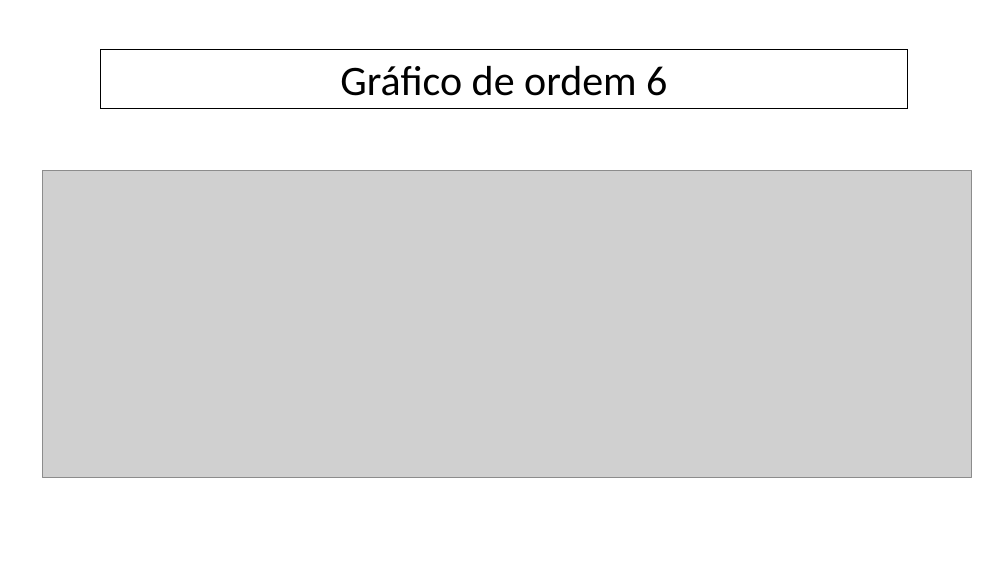
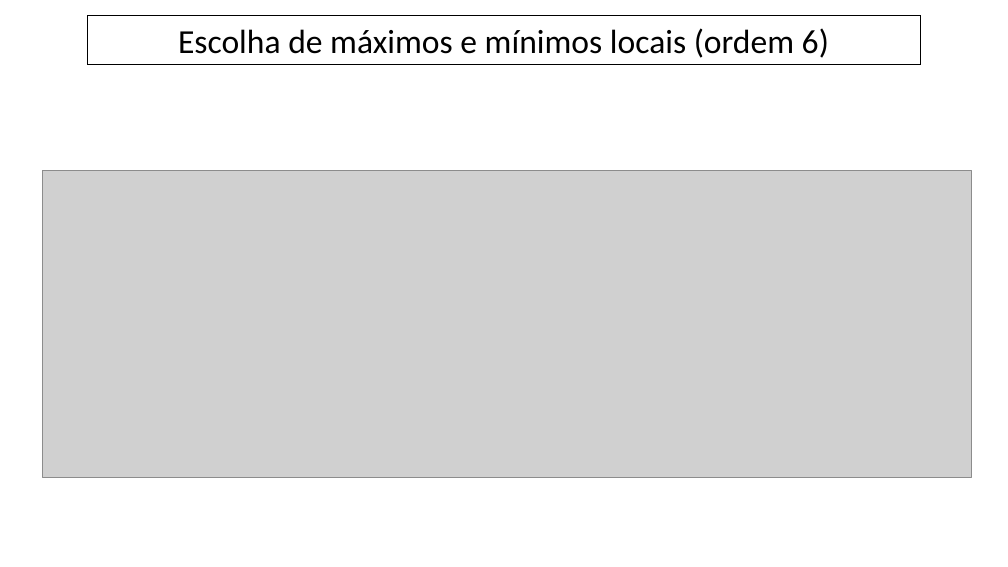
Before and after one commit to fabiomcdc/Projeto_Linhas_de_Tendencia_RSI, a slide deck: slide 2 of planilhas e ppts/PPT_linhas_de_tendencias.pptx (slide 1 before the commit). Drawn at 1008x567 pixels with LibreOffice and Linux fonts; fonts in the diff are those of the drawing; grey boxes stand for pictures. Boxes give left, top, right and bottom in pixels: in the first picture for what was removed or moved away, otherwise in the second. Text is boxed around its words. In the diff, an @@ line names an element or a change of style, - is before the commit and + after.

```diff
--- a/planilhas e ppts/PPT_linhas_de_tendencias.pptx
+++ b/planilhas e ppts/PPT_linhas_de_tendencias.pptx
@@ rectangle "Escolha de máximos e mínimos ...": place and size @@
-rectangle "Escolha de máximos e mínimos ..." at (101, 50, 907, 108)
+rectangle "Escolha de máximos e mínimos ..." at (87, 16, 920, 64)
@@ text in rectangle at (178, 28, 829, 58): text changed; size 40 to 32 pt @@
-Gráfico de ordem 6
+Escolha de máximos e mínimos locais (ordem 6)
```
Also in this commit, not shown: 14 other slides changed, 15 slides added, 42 other files.
